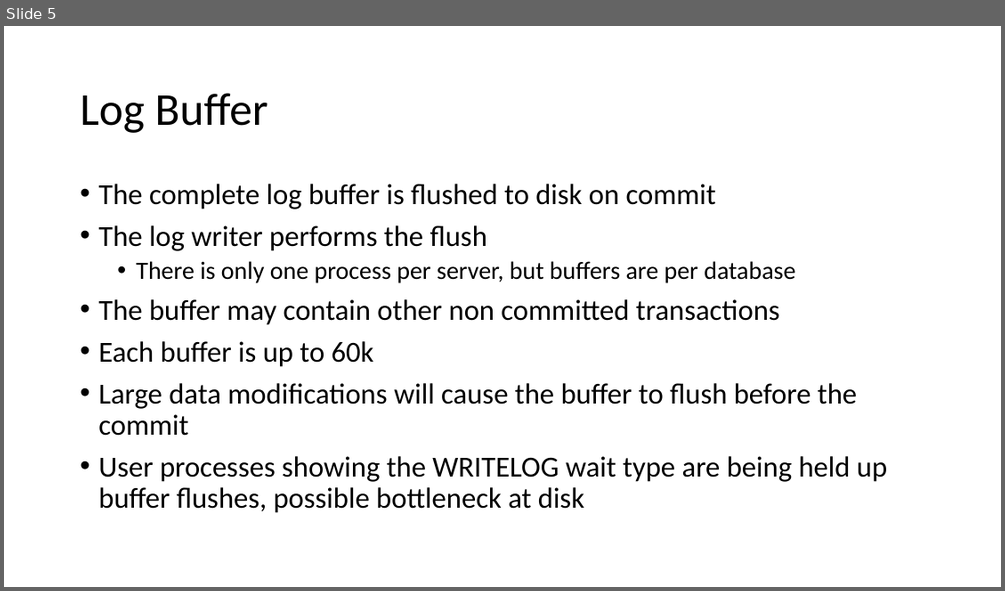
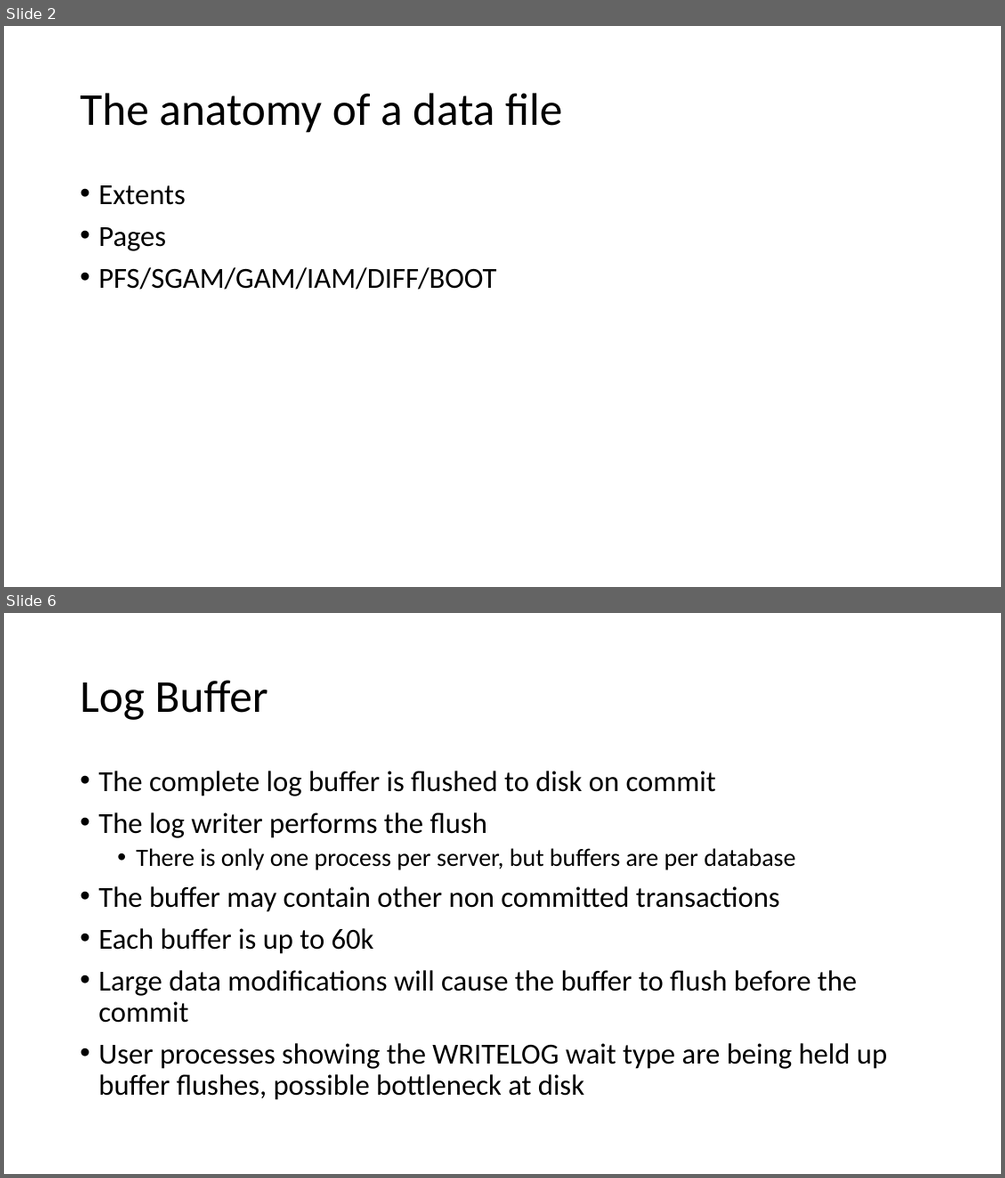
Before and after one commit to sabinio/SQLTraining, a slide deck: Slides/1. Logging.pptx. Shown one above the other, each under a label of ours: slide 5 before the commit, slides 2 and 6 after it; the slides between them are not shown. The pictures are 1005x591 and 1005x1178 pixels, drawn with LibreOffice and Linux fonts; fonts in the diff are those of the drawing. Boxes give left, top, right and bottom in pixels: in the first picture for what was removed or moved away, otherwise in the second. Text is boxed around its words. In the diff, an @@ line names an element or a change of style, - is before the commit and + after.

```diff
--- a/Slides/1. Logging.pptx
+++ b/Slides/1. Logging.pptx
@@ slide 2 added at [4,26,1001,587], background #FFFFFF @@
@@ title added at [80,93,562,133], 44 pt, text #000000 @@
+The anatomy of a data file
@@ text added at [98,185,496,289], 28 pt, text #000000 @@
+• Extents
+• Pages
+• PFS/SGAM/GAM/IAM/DIFF/BOOT
@@ what was slide 5 is now slide 6 @@
```
Also in this commit, not shown: 1 slide changed, 3 other slides added, 3 slides removed.
